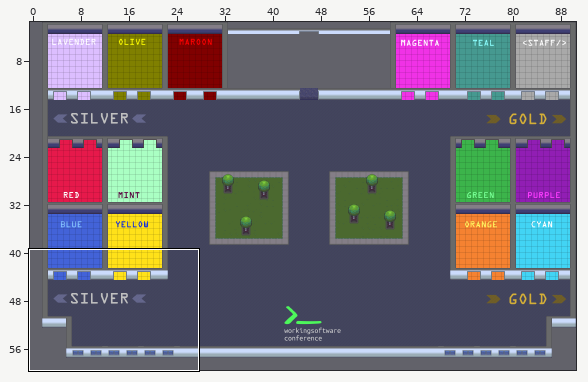
Level history. Tiled map: working-software.tmx. The first picture is a wide view before the edit; the outline marks the close-up.
Close-up. Earlier state:
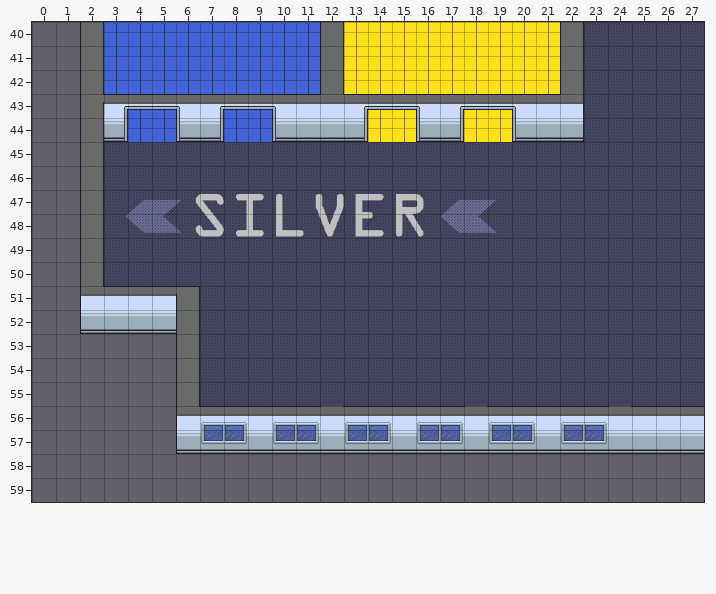
Cells are 32x32 px. Shown: x 0..27, y 40..59. The commit also changed other parts of the map, which this record leaves out.
Now the later version:
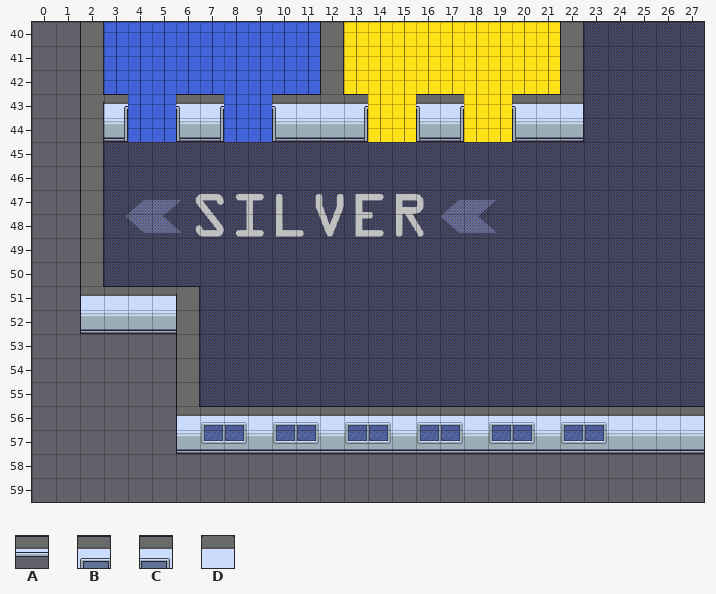
Key: from "foreground": A 1217, B 5215, C 5216; from "working-software_background": D 1247.
_ is an empty cell.
Edits made:
Layer "foreground" (now hidden):
The author cleared tile A in row 43 at x 4 to 5, 8 to 9, 14 to 15 and 18 to 19.
The author cleared tile B in row 56 at x 7, 10, 13, 16, 19 and 22.
The author cleared tile C in row 56 at x 8, 11, 14, 17, 20 and 23.
The author cleared tile D in row 56 at x 12, 18 and 24.
Where, in picture pixels (left, top, right, bottom), the same in both close-ups:
removed: (128, 94, 176, 110)
removed: (224, 94, 272, 110)
removed: (368, 94, 416, 110)
removed: (464, 94, 512, 110)
removed: (204, 425, 244, 430)
removed: (276, 406, 388, 430)
removed: (420, 406, 532, 430)
removed: (564, 406, 631, 430)
